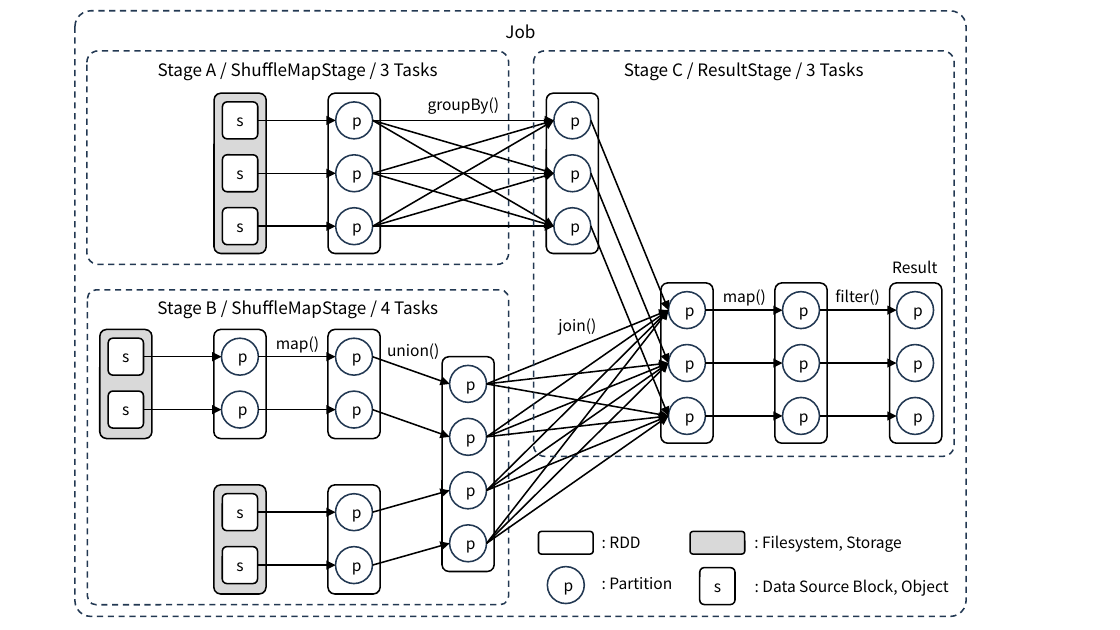
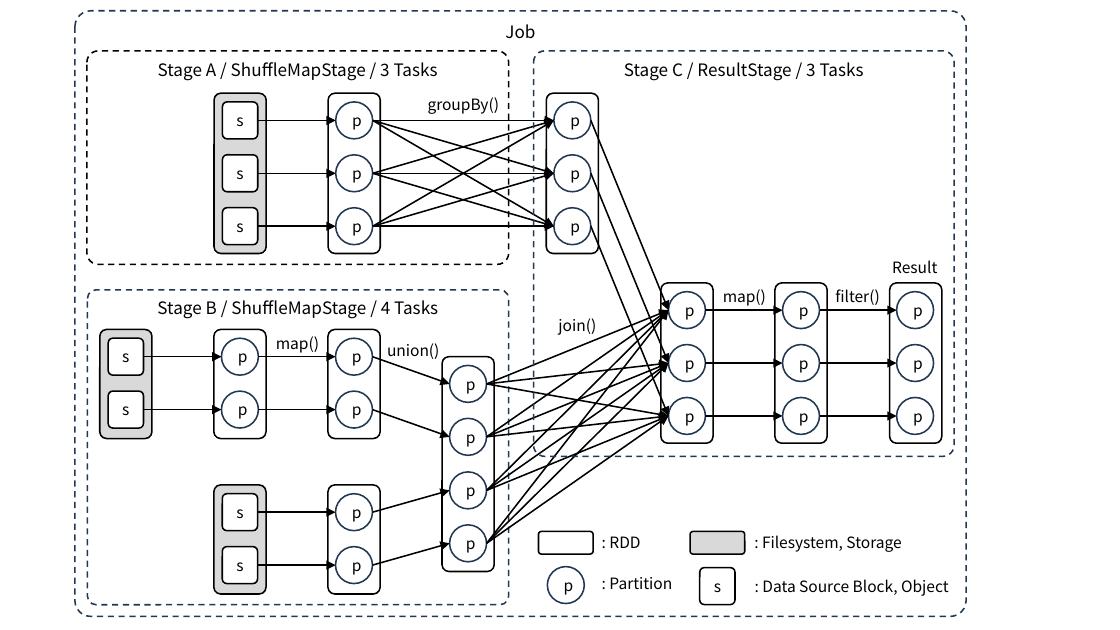
Before and after one commit to ssup2/blog-software, a slide deck: slide 1 of content/docs/theory-analysis/spark-rdd/images/images.pptx. Drawn at 1120x630 pixels with LibreOffice and Linux fonts; fonts in the diff are those of the drawing. Boxes give left, top, right and bottom in pixels: in the first picture for what was removed or moved away, otherwise in the second. Text is boxed around its words. In the diff, an @@ line names an element or a change of style, - is before the commit and + after.

```diff
--- a/content/docs/theory-analysis/spark-rdd/images/images.pptx
+++ b/content/docs/theory-analysis/spark-rdd/images/images.pptx
@@ rounded rectangle "Stage A / ShuffleMapStage / ..." at [87,50,510,264]: outline #233953 1 pt dashed to #000000 1 pt dashed @@
```
Also in this commit, not shown: 2 other files.
